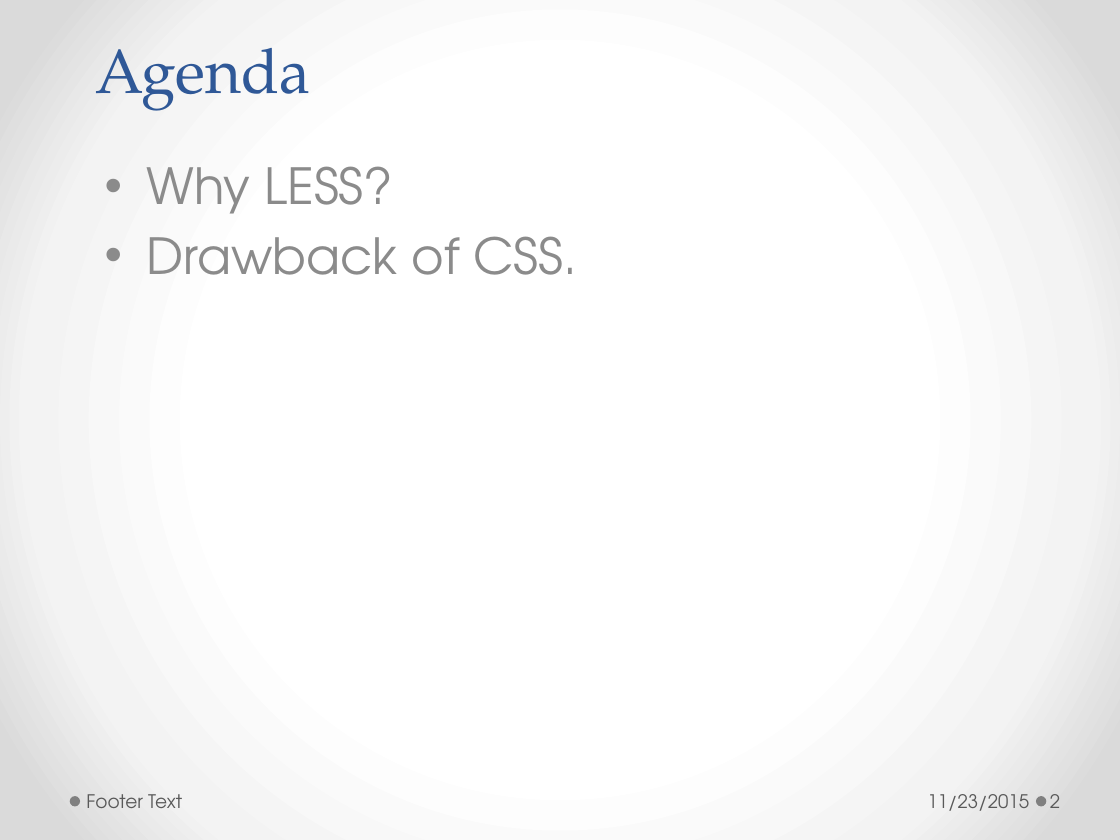
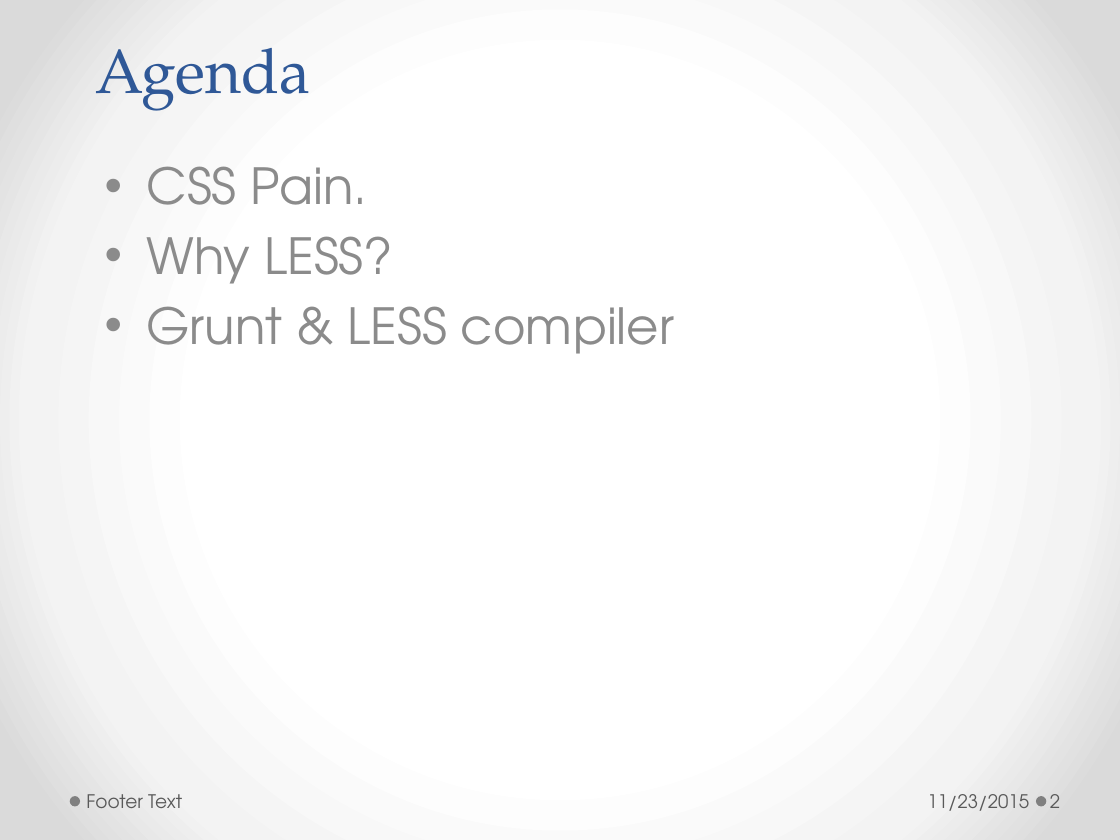
Before and after one commit to h-t-tran/work, a slide deck: slide 2 of brownbag/less/tech-presentation-less.pptx. Drawn at 1120x840 pixels with LibreOffice and Linux fonts; fonts in the diff are those of the drawing. Boxes give left, top, right and bottom in pixels: in the first picture for what was removed or moved away, otherwise in the second. Text is boxed around its words. In the diff, an @@ line names an element or a change of style, - is before the commit and + after.

```diff
--- a/brownbag/less/tech-presentation-less.pptx
+++ b/brownbag/less/tech-presentation-less.pptx
@@ subtitle at (147,166,367,205): paragraph added @@
+• CSS Pain.
@@ subtitle at (147,306,674,354): text changed @@
-• Drawback of CSS.
+• Grunt & LESS compiler
```
Also in this commit, not shown: 2 other slides changed, 5 slides added, 17 slides removed.
